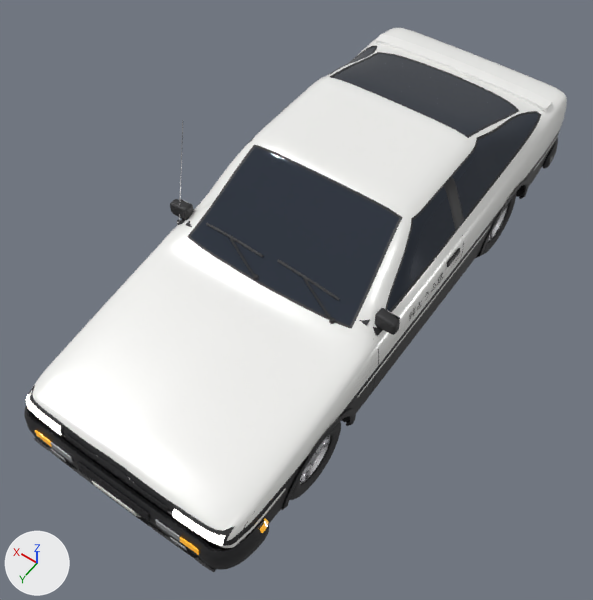
Before and after pictures for a commit that changed the glTF model cars/ae85.glb.
Camera for both pictures: a camera (50 mm lens) standing at (-2.0, 3.18, 4.77) and looking at (-0.05, 0.45, 0.48). Lighting does not change. The marker at lower left points along +X, +Y and +Z. The older version comes first.

In view in the first picture: 'Body', 'Wheel_FL' and 1 more.
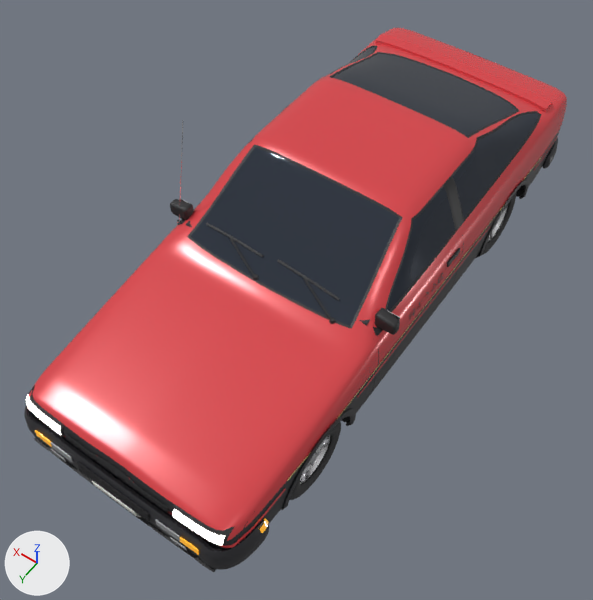
Location of each change, [x1, y1, x2, y2] in pixels of the pictures (593 x 600 px):
```json
{"object": "Body", "change": "recoloured", "before": [26, 28, 567, 551], "after": [26, 28, 567, 551], "on screen": "white to red"}
```

Scene script edits in JSON lines:
```json
{"op": "set", "path": "mat_paint.base_color", "old": "(0.92, 0.92, 0.9)", "new": "(0.72, 0.06, 0.07)", "note": "white #f6f6f3 -> red #dd454b"}
```
